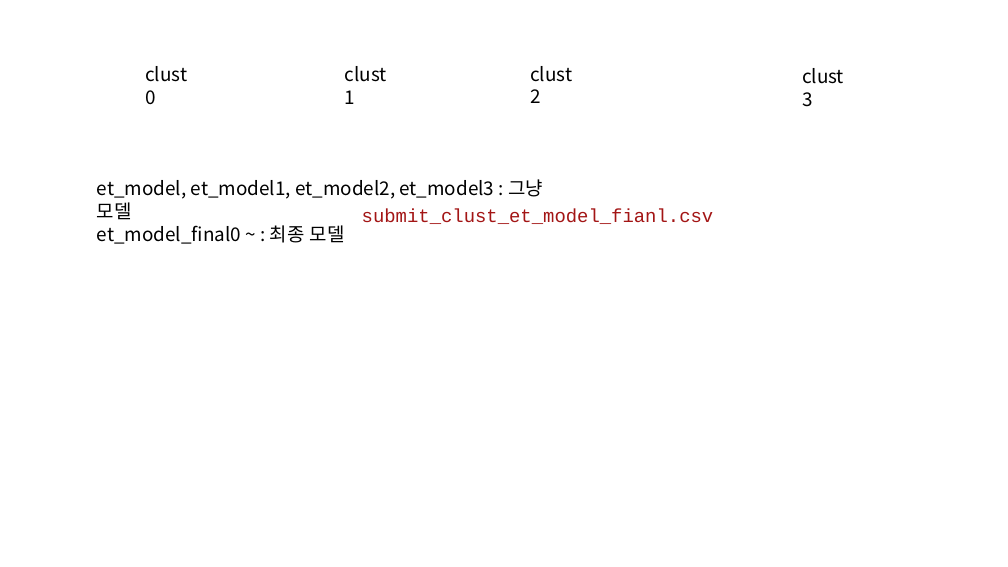
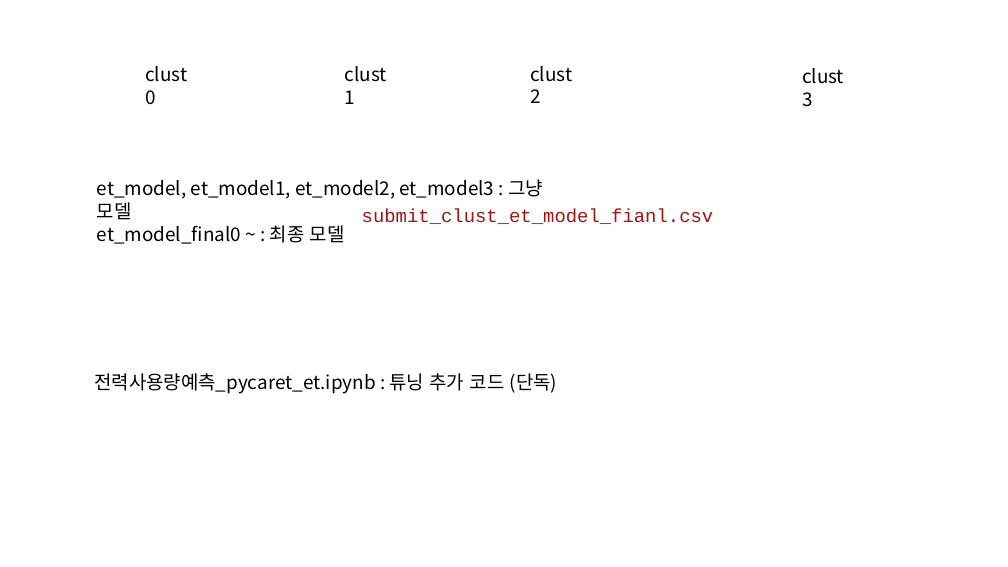
Before and after one commit to 2023dacon/Power-usage-Prediction, a slide deck: slide 23 of 파일/대회.pptx. Drawn at 1008x567 pixels with LibreOffice and Linux fonts; fonts in the diff are those of the drawing. Boxes give left, top, right and bottom in pixels: in the first picture for what was removed or moved away, otherwise in the second. Text is boxed around its words. In the diff, an @@ line names an element or a change of style, - is before the commit and + after.

```diff
--- a/파일/대회.pptx
+++ b/파일/대회.pptx
@@ text added at [94, 373, 558, 394], 18 pt, text #000000 @@
+전력사용량예측_pycaret_et.ipynb : 튜닝 추가 코드 (단독)
```
Also in this commit, not shown: 1 other file.
